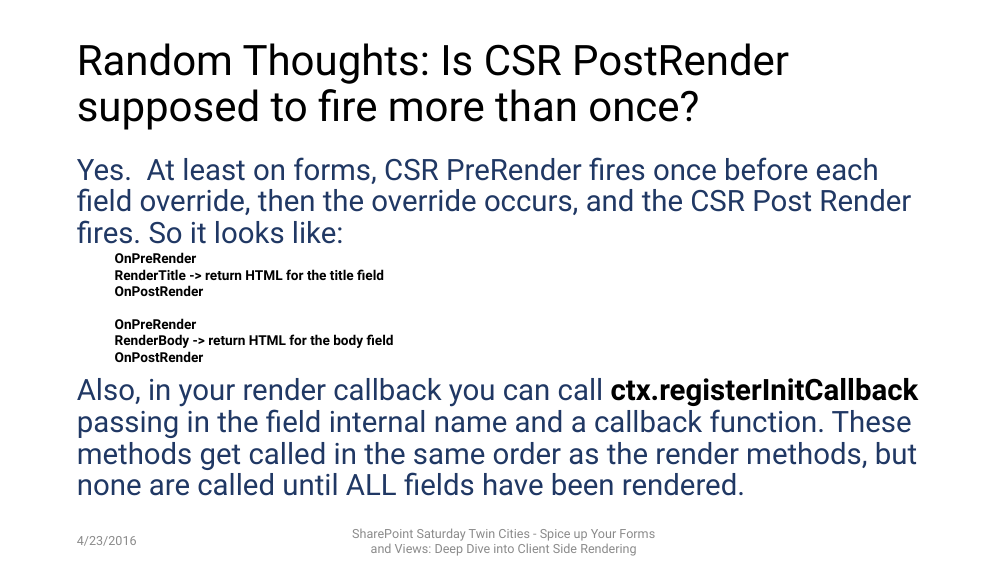
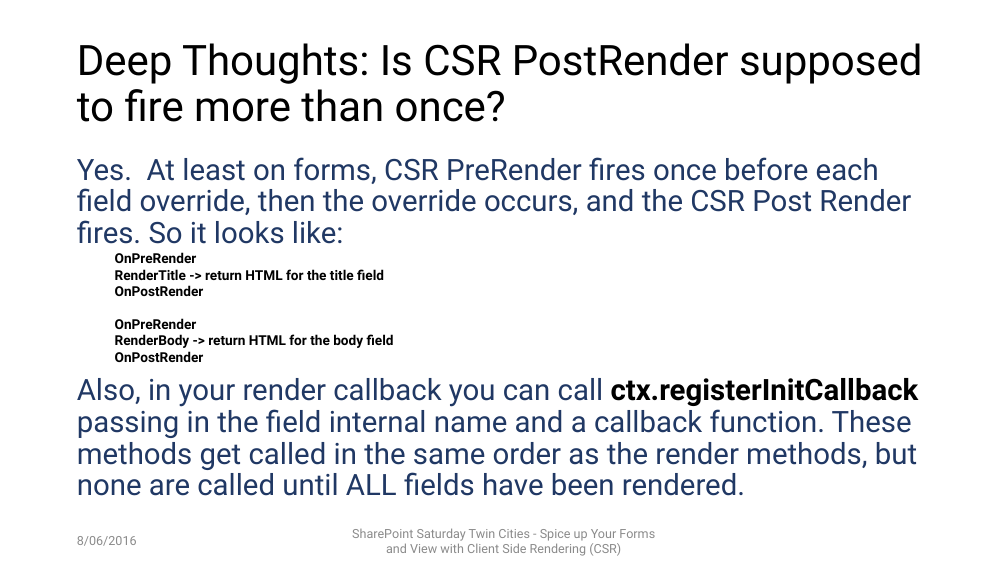
Before and after one commit to mcsheaj/CSRDemos, a slide deck: slide 26 of SPSPittsburgh_CSR.pptx (slide 24 before the commit). Drawn at 1008x567 pixels with LibreOffice and Linux fonts; fonts in the diff are those of the drawing; background and template pictures are left out. Boxes give left, top, right and bottom in pixels: in the first picture for what was removed or moved away, otherwise in the second. Text is boxed around its words. In the diff, an @@ line names an element or a change of style, - is before the commit and + after.

```diff
--- a/SPSPittsburgh_CSR.pptx
+++ b/SPSPittsburgh_CSR.pptx
@@ title at (77,43,922,122): text changed @@
-Random Thoughts: Is CSR PostRender supposed to fire more than once?
+Deep Thoughts: Is CSR PostRender supposed to fire more than once?
@@ text at (77,536,137,546): text changed @@
-4/23/2016
+8/06/2016
@@ text at (352,528,655,556): text changed @@
-SharePoint Saturday Twin Cities - Spice up Your Forms and Views: Deep Dive into Client Side Rendering
+SharePoint Saturday Twin Cities - Spice up Your Forms and View with Client Side Rendering (CSR)
```
Also in this commit, not shown: 21 other slides changed, 6 slides added, 4 slides removed.
